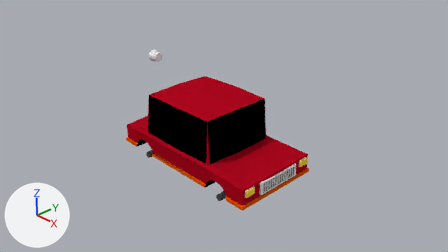
What one commit did to the Blender file Assets/Models/BlenderFIles/FirstCar.blend.
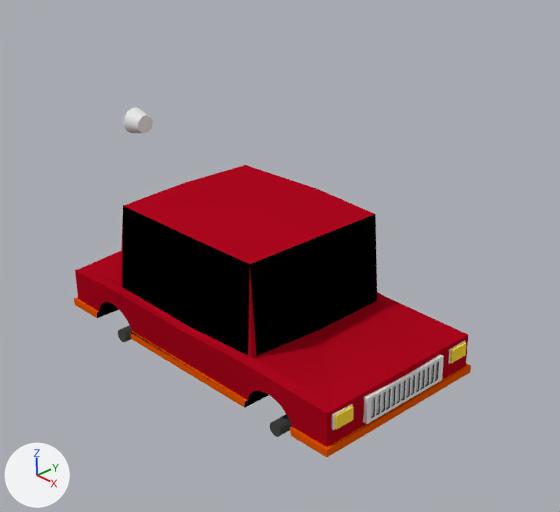
Each version appears first from the file's camera 'Camera', and next in a close-up on the part from 21% to 78% of the width and 0% to 94% of the height. Lighting does not change. The marker at lower left points along +X, +Y and +Z.

Script lines for the objects in view, before the commit:
```python
me_sphere_002 = bpy.data.meshes.new('Sphere.002')
me_sphere_002.from_pydata(...)  # 5571 vertices, 4861 faces; spans x -5.08..5.25, y -2.86..2.15, z -2.66..2.64
me_sphere_002.materials.append(mat_hubcap_001)  # dark grey #595959
me_sphere_002.materials.append(mat_axle_001)  # dark grey #4b4b4b
me_sphere_002.materials.append(mat_wheel_001)  # black #131313
me_sphere_002.materials.append(mat_glass_001)  # black #000000
me_sphere_002.materials.append(mat_bumper)  # orange #e75800
me_sphere_002.materials.append(mat_paint)  # red #af081e
me_sphere_002.materials.append(mat_grill)  # white #e7e7e7
me_sphere_002.materials.append(mat_behind_grill)  # white #e7e7e7
me_sphere_002.materials.append(mat_behindthelights)  # white #e7e7e7
me_sphere_002.materials.append(mat_lights)  # yellow #ffdc3e
me_sphere_002.materials.append(mat_axle)  # dark grey #4b4b4b
me_sphere_002.materials.append(mat_redlight_001)  # red #e70600
ob_littlered = bpy.data.objects.new('LittleRed', me_sphere_002)
ob_littlered.location = (-0.03, 0.1, 0.09)
ob_littlered.rotation_euler = (-1.571, 0.148, 3.154)  # degrees (-90, 8.5, 181)
ob_littlered.scale = (0.4, 0.4, 0.4)
```
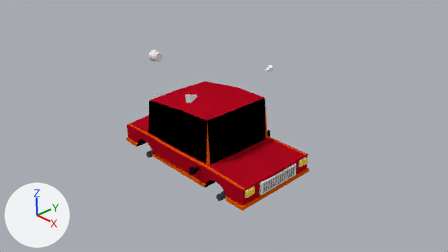
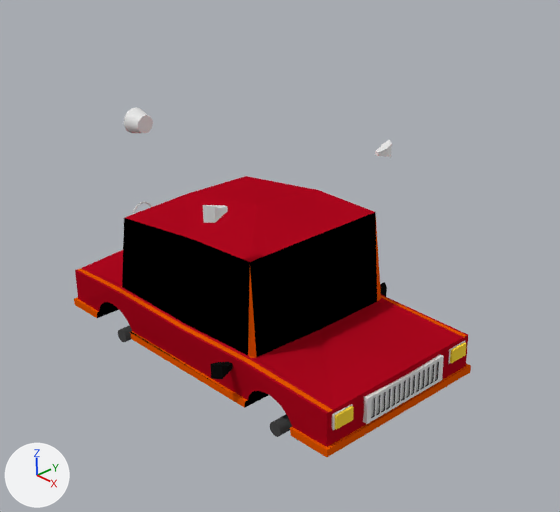
Pixel boxes (x1, y1, x2, y2) of what changed, in the close-ups (560 x 512 px; the box of a moved part takes in the faces that stretch with it):
'LittleRed', reshaped: before (74, 165, 471, 457); after (74, 176, 471, 457)
'Mirrors', added: after (203, 140, 392, 223)
part 1 of me_sphere_002, moved or reshaped: before (113, 165, 377, 363); after (75, 176, 468, 415)
part 2 of me_sphere_002, recoloured: before (120, 220, 380, 358); after (121, 226, 381, 358)

What the commit changed:
me_sphere_002 is used by ob_littlered; location (-0.03, 0.1, 0.09); rotation (-1.571, 0.148, 3.154), in degrees (-90, 8.5, 181); scale (0.4, 0.4, 0.4).
me_sphere_002 had 5571 vertices, 4861 faces and spanned x -5.08..5.25, y -2.86..2.15, z -2.66..2.64.
me_sphere_002 now has 5647 vertices, 4935 faces and spans x -5.08..5.25, y -2.62..2.15, z -3.0..3.13.
me_sphere_002 part 1: 273 vertices moved from x -2.53..5.25, y -2.86..0.19, z -2.19..2.38 to x -2.54..5.25, y -2.62..0.19, z -2.19..2.38; 1 vertex removed from x 0.01, y -0.14, z 2.46; 77 vertices added at x -5.02..4.99, y -0.66..1.52, z -3.0..3.13.
me_sphere_002 part 2: 4 faces spanning x -2.54..3.05, y -2.47..0.4, z -2.29..2.38 switch from mat_paint (red #af081e) to mat_bumper (orange #e75800).
me_sphere_002 now uses material mat_hubcap (dark grey #595959).
me_sphere_002 now uses material mat_wheel (black #131313).
Mesh me_cube_001 is new.
It has 28 vertices, 52 faces and spans x -8.9..-7.7, y -8.3..8.3, z -1.0..1.0.
Object 'Mirrors' (ob_mirrors) is new; it shows me_cube_001.
Its location is (0.01, 0.08, 1.64).
Its rotation in degrees is (0, -180, 0).
Its scale is (0.0828, 0.148, 0.0828).
